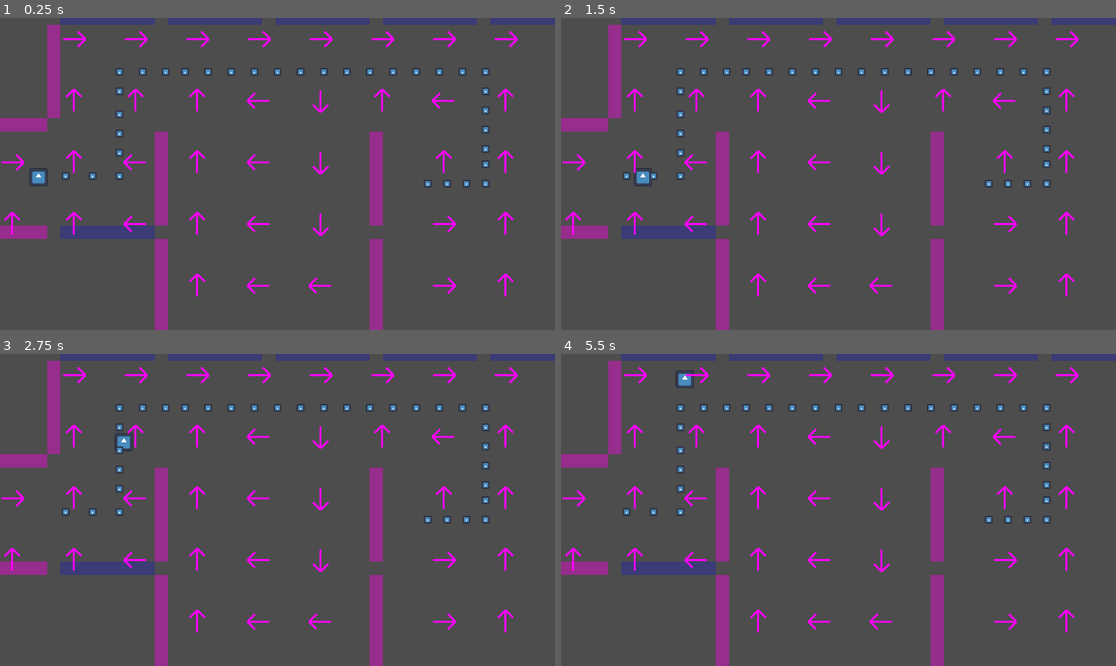
Above: before the commit, frames 1-4 (two rows, left to right).
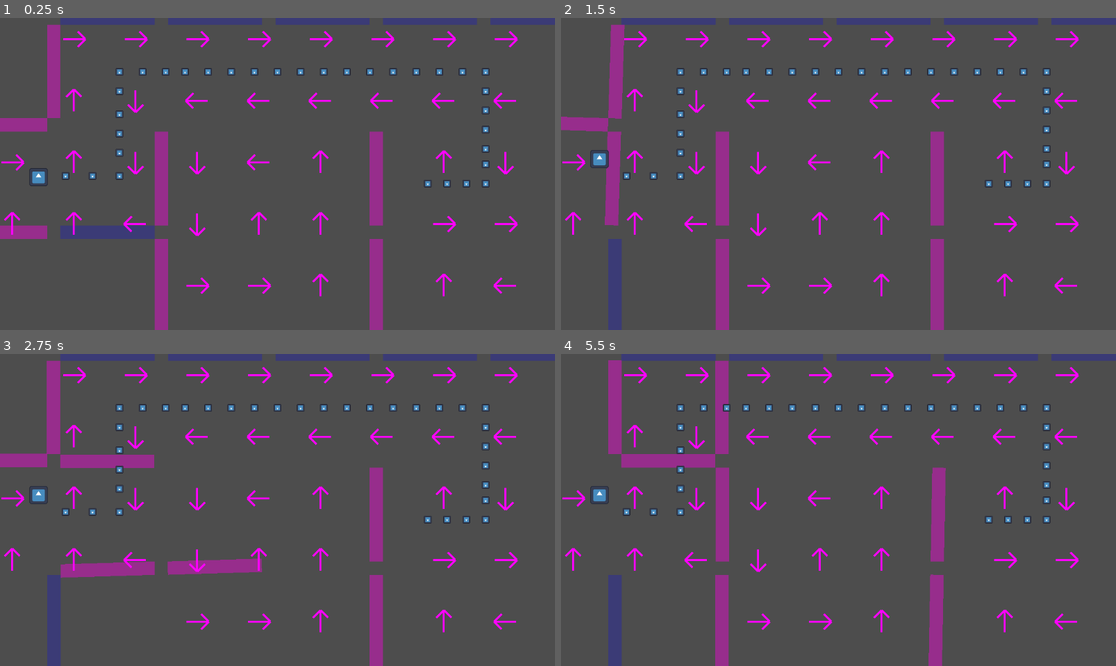
Above: after the commit, the same moments.

Repository: blueegreen/capman
Game: Godot game, scene res://test_level_1.tscn
Same seed, same stepped clock (60 frames per second), same inputs: the game is played once before the commit and once after it. The engine's default icon, where the game draws it, is replaced by a stand-in: a white triangle on a blue panel in a dark square.
Inputs (mouse positions are in pixels of both pictures, inside the frame that each line leads up to):
- Up to frame 1 (0.25 s): no input
- Up to frame 2 (1.5 s): tap Enter at 0.5 s; move the mouse to (616, 233) at 0.52 s; click (616, 233) at 0.6 s; move the mouse to (616, 124) at 1.27 s; click (616, 124) at 1.35 s
- Up to frame 3 (2.75 s): move the mouse to (160, 569) at 2.02 s; click (160, 569) at 2.1 s
- Up to frame 4 (5.5 s): move the mouse to (721, 460) at 2.77 s; click (721, 460) at 2.85 s; move the mouse to (721, 569) at 3.52 s; click (721, 569) at 3.6 s; move the mouse to (616, 460) at 4.27 s; click (616, 460) at 4.35 s; tap Space at 5 s; move the mouse to (938, 569) at 5.02 s; click (938, 569) at 5.1 s

The runs differ from the first frame. In frame 1, 1.4% of the frame differs, in the area x 22-94%, y 22-90%; in frame 2, 4.3%; in frame 3, 6.3%, in the area x 0-94%, y 2-100%; in frame 4, 5.6%.
Error before the commit: Invalid call. Nonexistent function 'get_child_count' in base 'SceneTree'. (res://global/game_manager.gd:6)

Commit message:
pathfound

Diff:
--- a/UI/reset_button.tscn
+++ b/UI/reset_button.tscn
@@ -1,9 +1,15 @@
-[gd_scene load_steps=2 format=3 uid="uid://b6lc8o8lj6ux0"]
+[gd_scene load_steps=3 format=3 uid="uid://b6lc8o8lj6ux0"]
+
+[ext_resource type="Script" path="res://UI/reset_button.gd" id="1_4rexj"]
 
 [sub_resource type="CircleShape2D" id="CircleShape2D_bmy6k"]
 radius = 48.0
 
 [node name="reset_button" type="Area2D"]
+collision_mask = 0
+script = ExtResource("1_4rexj")
 
 [node name="CollisionShape2D" type="CollisionShape2D" parent="."]
 shape = SubResource("CircleShape2D_bmy6k")
+
+[connection signal="input_event" from="." to="." method="_on_input_event"]
--- /dev/null
+++ b/boundary_objects/test_level_1.tscn
@@ -0,0 +1,243 @@
+[gd_scene load_steps=7 format=3 uid="uid://duip4dvlr4wfp"]
+
+[ext_resource type="PackedScene" uid="uid://cnr625oysfmyj" path="res://boundary_objects/double_anchor_wall.tscn" id="1_5qomb"]
+[ext_resource type="Script" path="res://boundary_objects/test_level_1.gd" id="1_auqvo"]
+[ext_resource type="PackedScene" uid="uid://cbm00s6fateus" path="res://boundary_objects/single_anchor_wall.tscn" id="2_airv1"]
+[ext_resource type="PackedScene" uid="uid://ck5d81ekfneit" path="res://enemies/pathfinder.tscn" id="3_2xjhj"]
+[ext_resource type="PackedScene" uid="uid://lyj2ofbuus5i" path="res://enemies/enemy_basic.tscn" id="4_a8scm"]
+[ext_resource type="PackedScene" uid="uid://dt00c18n44v1r" path="res://boundary_objects/fixed_wall.tscn" id="6_22wef"]
+
+[node name="test_level_1" type="Node2D"]
+script = ExtResource("1_auqvo")
+
+[node name="wall_segment" parent="." instance=ExtResource("1_5qomb")]
+position = Vector2(0, 256)
+
+[node name="wall_segment13" parent="." instance=ExtResource("1_5qomb")]
+position = Vector2(640, 384)
+
+[node name="wall_segment14" parent="." instance=ExtResource("1_5qomb")]
+position = Vector2(896, 256)
+
+[node name="wall_segment16" parent="." instance=ExtResource("1_5qomb")]
+position = Vector2(512, 256)
+
+[node name="wall_segment4" parent="." instance=ExtResource("1_5qomb")]
+position = Vector2(0, 128)
+
+[node name="wall_segment2" parent="." instance=ExtResource("1_5qomb")]
+position = Vector2(192, 192)
+rotation = 1.5708
+
+[node name="wall_segment7" parent="." instance=ExtResource("1_5qomb")]
+position = Vector2(192, 320)
+rotation = 1.5708
+
+[node name="wall_segment6" parent="." instance=ExtResource("1_5qomb")]
+position = Vector2(320, 192)
+rotation = 1.5708
+
+[node name="wall_segment5" parent="." instance=ExtResource("1_5qomb")]
+position = Vector2(64, 64)
+rotation = 1.5708
+
+[node name="wall_segment8" parent="." instance=ExtResource("1_5qomb")]
+position = Vector2(960, 192)
+rotation = 1.5708
+
+[node name="wall_segment17" parent="." instance=ExtResource("1_5qomb")]
+position = Vector2(832, 320)
+rotation = 1.5708
+
+[node name="wall_segment15" parent="." instance=ExtResource("1_5qomb")]
+position = Vector2(448, 192)
+rotation = 1.5708
+
+[node name="wall_segment9" parent="." instance=ExtResource("1_5qomb")]
+position = Vector2(960, 64)
+rotation = 1.5708
+
+[node name="wall_segment10" parent="." instance=ExtResource("1_5qomb")]
+position = Vector2(448, 320)
+rotation = 1.5708
+
+[node name="wall_segment11" parent="." instance=ExtResource("1_5qomb")]
+position = Vector2(1088, 192)
+rotation = 1.5708
+
+[node name="wall_segment12" parent="." instance=ExtResource("1_5qomb")]
+position = Vector2(1088, 320)
+rotation = 1.5708
+
+[node name="wall_segment3" parent="." instance=ExtResource("1_5qomb")]
+position = Vector2(-64, 192)
+rotation = 1.5708
+
+[node name="single_anchor_wall" parent="." instance=ExtResource("2_airv1")]
+position = Vector2(128, 256)
+
+[node name="single_anchor_wall2" parent="." instance=ExtResource("2_airv1")]
+position = Vector2(128, 0)
+
+[node name="single_anchor_wall3" parent="." instance=ExtResource("2_airv1")]
+position = Vector2(256, 0)
+
+[node name="single_anchor_wall4" parent="." instance=ExtResource("2_airv1")]
+position = Vector2(384, 0)
+
+[node name="single_anchor_wall7" parent="." instance=ExtResource("2_airv1")]
+position = Vector2(512, 0)
+
+[node name="single_anchor_wall9" parent="." instance=ExtResource("2_airv1")]
+position = Vector2(640, 0)
+
+[node name="single_anchor_wall10" parent="." instance=ExtResource("2_airv1")]
+position = Vector2(704, 64)
+rotation = -1.5708
+
+[node name="single_anchor_wall11" parent="." instance=ExtResource("2_airv1")]
+position = Vector2(768, 256)
+
+[node name="single_anchor_wall12" parent="." instance=ExtResource("2_airv1")]
+position = Vector2(768, 128)
+
+[node name="single_anchor_wall5" parent="." instance=ExtResource("2_airv1")]
+position = Vector2(256, 384)
+
+[node name="single_anchor_wall6" parent="." instance=ExtResource("2_airv1")]
+position = Vector2(384, 384)
+
+[node name="single_anchor_wall15" parent="." instance=ExtResource("2_airv1")]
+position = Vector2(896, 384)
+
+[node name="single_anchor_wall16" parent="." instance=ExtResource("2_airv1")]
+position = Vector2(1024, 384)
+
+[node name="single_anchor_wall17" parent="." instance=ExtResource("2_airv1")]
+position = Vector2(704, 192)
+rotation = 1.5708
+
+[node name="single_anchor_wall8" parent="." instance=ExtResource("2_airv1")]
+position = Vector2(512, 384)
+
+[node name="pathfinder" parent="." instance=ExtResource("3_2xjhj")]
+position = Vector2(896, 320)
+
+[node name="enemy_basic" parent="." instance=ExtResource("4_a8scm")]
+position = Vector2(0, 192)
+
+[node name="Camera2D" type="Camera2D" parent="."]
+position = Vector2(472, 216)
+zoom = Vector2(0.7, 0.7)
+
+[node name="boundary" type="Node2D" parent="."]
+
+[node name="fixed_wall" parent="boundary" instance=ExtResource("6_22wef")]
+position = Vector2(128, -128)
+
+[node name="fixed_wall2" parent="boundary" instance=ExtResource("6_22wef")]
+position = Vector2(256, -128)
+
+[node name="fixed_wall9" parent="boundary" instance=ExtResource("6_22wef")]
+position = Vector2(-128, -128)
+
+[node name="fixed_wall10" parent="boundary" instance=ExtResource("6_22wef")]
+position = Vector2(0, -128)
+
+[node name="fixed_wall11" parent="boundary" instance=ExtResource("6_22wef")]
+position = Vector2(-192, -64)
+rotation = 1.5708
+
+[node name="fixed_wall12" parent="boundary" instance=ExtResource("6_22wef")]
+position = Vector2(-192, 64)
+rotation = 1.5708
+
+[node name="fixed_wall13" parent="boundary" instance=ExtResource("6_22wef")]
+position = Vector2(-192, 192)
+rotation = 1.5708
+
+[node name="fixed_wall14" parent="boundary" instance=ExtResource("6_22wef")]
+position = Vector2(-192, 320)
+rotation = 1.5708
+
+[node name="fixed_wall15" parent="boundary" instance=ExtResource("6_22wef")]
+position = Vector2(-192, 448)
+rotation = 1.5708
+
+[node name="fixed_wall16" parent="boundary" instance=ExtResource("6_22wef")]
+position = Vector2(1216, -64)
+rotation = 1.5708
+
+[node name="fixed_wall17" parent="boundary" instance=ExtResource("6_22wef")]
+position = Vector2(1216, 64)
+rotation = 1.5708
+
+[node name="fixed_wall18" parent="boundary" instance=ExtResource("6_22wef")]
+position = Vector2(1216, 192)
+rotation = 1.5708
+
+[node name="fixed_wall19" parent="boundary" instance=ExtResource("6_22wef")]
+position = Vector2(1216, 320)
+rotation = 1.5708
+
+[node name="fixed_wall20" parent="boundary" instance=ExtResource("6_22wef")]
+position = Vector2(1216, 448)
+rotation = 1.5708
+
+[node name="fixed_wall3" parent="boundary" instance=ExtResource("6_22wef")]
+position = Vector2(384, -128)
+
+[node name="fixed_wall4" parent="boundary" instance=ExtResource("6_22wef")]
+position = Vector2(512, -128)
+
+[node name="fixed_wall5" parent="boundary" instance=ExtResource("6_22wef")]
+position = Vector2(640, -128)
+
+[node name="fixed_wall6" parent="boundary" instance=ExtResource("6_22wef")]
+position = Vector2(768, -128)
+
+[node name="fixed_wall7" parent="boundary" instance=ExtResource("6_22wef")]
+position = Vector2(896, -128)
+
+[node name="fixed_wall8" parent="boundary" instance=ExtResource("6_22wef")]
+position = Vector2(1024, -128)
+
+[node name="fixed_wall21" parent="boundary" instance=ExtResource("6_22wef")]
+position = Vector2(1152, -128)
+
+[node name="fixed_wall22" parent="boundary" instance=ExtResource("6_22wef")]
+position = Vector2(128, 512)
+
+[node name="fixed_wall23" parent="boundary" instance=ExtResource("6_22wef")]
+position = Vector2(256, 512)
+
+[node name="fixed_wall24" parent="boundary" instance=ExtResource("6_22wef")]
+position = Vector2(-128, 512)
+
+[node name="fixed_wall25" parent="boundary" instance=ExtResource("6_22wef")]
+position = Vector2(0, 512)
+
+[node name="fixed_wall26" parent="boundary" instance=ExtResource("6_22wef")]
+position = Vector2(384, 512)
+
+[node name="fixed_wall27" parent="boundary" instance=ExtResource("6_22wef")]
+position = Vector2(512, 512)
+
+[node name="fixed_wall28" parent="boundary" instance=ExtResource("6_22wef")]
+position = Vector2(640, 512)
+
+[node name="fixed_wall29" parent="boundary" instance=ExtResource("6_22wef")]
+position = Vector2(768, 512)
+
+[node name="fixed_wall30" parent="boundary" instance=ExtResource("6_22wef")]
+position = Vector2(896, 512)
+
+[node name="fixed_wall31" parent="boundary" instance=ExtResource("6_22wef")]
+position = Vector2(1024, 512)
+
+[node name="fixed_wall32" parent="boundary" instance=ExtResource("6_22wef")]
+position = Vector2(1152, 512)
+
+[node name="Timer" type="Timer" parent="."]
+
+[connection signal="timeout" from="Timer" to="." method="_on_timer_timeout"]
--- a/capman.tscn
+++ b/capman.tscn
@@ -1,6 +1,6 @@
 [gd_scene load_steps=6 format=3 uid="uid://jp7s75dvcs55"]
 
-[ext_resource type="Script" path="res://capman.gd" id="1_1xjef"]
+[ext_resource type="Script" path="res://player/capman.gd" id="1_1xjef"]
 [ext_resource type="Texture2D" uid="uid://dmkpq8lyvismj" path="res://icon.svg" id="2_3mjkv"]
 
 [sub_resource type="CircleShape2D" id="CircleShape2D_mg3lv"]
@@ -21,26 +21,32 @@
 }]
 
 [node name="player" type="Area2D"]
+collision_layer = 4
+collision_mask = 0
 script = ExtResource("1_1xjef")
 
 [node name="CollisionShape2D" type="CollisionShape2D" parent="."]
 shape = SubResource("CircleShape2D_mg3lv")
 
 [node name="down" type="RayCast2D" parent="."]
-target_position = Vector2(0, 22)
+target_position = Vector2(0, 24)
 collide_with_areas = true
+collide_with_bodies = false
 
 [node name="right" type="RayCast2D" parent="."]
-target_position = Vector2(26, 0)
+target_position = Vector2(24, 0)
 collide_with_areas = true
+collide_with_bodies = false
 
 [node name="left" type="RayCast2D" parent="."]
-target_position = Vector2(-22, 0)
+target_position = Vector2(-24, 0)
 collide_with_areas = true
+collide_with_bodies = false
 
 [node name="up" type="RayCast2D" parent="."]
-target_position = Vector2(0, -22)
+target_position = Vector2(0, -24)
 collide_with_areas = true
+collide_with_bodies = false
 
 [node name="AnimatedSprite2D" type="AnimatedSprite2D" parent="."]
 position = Vector2(-3.8147e-06, 1)
--- a/enemies/pathfinder.gd
+++ b/enemies/pathfinder.gd
@@ -13,5 +13,5 @@
 
 func reset():
 	for child in get_children():
-		child.queue_free()
+		child.free()
 	start()
--- a/enemies/pathfinder_tile.gd
+++ b/enemies/pathfinder_tile.gd
@@ -1,40 +1,28 @@
 extends Area2D
 
 @onready var forward_cast = $forward_cast
-@onready var left_cast = $left_cast
-@onready var right_cast = $right_cast
 @onready var back_cast = $back_cast
 
 signal done
+
+func _ready():
+	start()
 
 func start():
 	if get_parent().get_child_count() >= get_parent().max_tile_count:
 		queue_free()
 		return
-	forward_cast.force_raycast_update()
-	left_cast.force_raycast_update()
-	right_cast.force_raycast_update()
-	back_cast.force_raycast_update()
-	if not forward_cast.is_colliding():
-		create_tile(0)
-	if not left_cast.is_colliding():
-		create_tile(-PI/2)
-	if not right_cast.is_colliding():
-		create_tile(PI/2)
-	if not back_cast.is_colliding():
-		create_tile(PI)
-	done.emit()
+	move_in_all_dir()
 
-func create_tile(direction):
-	var new_tile = self.duplicate()
-	new_tile.global_position = global_position + Vector2(cos(rotation + direction), sin(rotation + direction)) * GlobalVariables.tile_size
-	new_tile.rotation = rotation + direction
-	new_tile.connect_to_prev(self)
-	add_sibling(new_tile)
-	await new_tile.done
-
-func _on_previous_tile_done():
-	start()
-
-func connect_to_prev(tile):
-	tile.done.connect(_on_previous_tile_done)
+func move_in_all_dir():
+	for i in range(4):
+		forward_cast.force_raycast_update()
+		position += Vector2(cos(rotation), sin(rotation)) * GlobalVariables.tile_size
+		back_cast.force_raycast_update()
+		if not back_cast.is_colliding() and not forward_cast.is_colliding():
+			var new_tile = self.duplicate()
+			new_tile.global_position = global_position
+			new_tile.rotation = rotation
+			add_sibling(new_tile)
+		position -= Vector2(cos(rotation), sin(rotation)) * GlobalVariables.tile_size
+		rotation += PI/2
--- a/enemies/pathfinder_tile.tscn
+++ b/enemies/pathfinder_tile.tscn
@@ -19,18 +19,6 @@
 
 [node name="forward_cast" type="RayCast2D" parent="."]
 target_position = Vector2(128, 0)
-collision_mask = 17
-collide_with_areas = true
-collide_with_bodies = false
-
-[node name="left_cast" type="RayCast2D" parent="."]
-target_position = Vector2(0, -128)
-collision_mask = 17
-collide_with_areas = true
-collide_with_bodies = false
-
-[node name="right_cast" type="RayCast2D" parent="."]
-target_position = Vector2(0, 128)
 collision_mask = 17
 collide_with_areas = true
 collide_with_bodies = false
--- a/game.tscn
+++ b/game.tscn
@@ -1,8 +1,8 @@
-[gd_scene load_steps=5 format=3 uid="uid://dhrfm4v3hkrhy"]
+[gd_scene load_steps=5 format=3 uid="uid://fbb8pprc10yd"]
 
 [ext_resource type="PackedScene" uid="uid://jp7s75dvcs55" path="res://capman.tscn" id="1_o6jc4"]
-[ext_resource type="PackedScene" uid="uid://crd8v332wvn3m" path="res://food.tscn" id="2_txs2e"]
-[ext_resource type="PackedScene" uid="uid://yumpfuotfh5h" path="res://test_level_1.tscn" id="3_5ngb2"]
+[ext_resource type="PackedScene" path="res://food.tscn" id="2_txs2e"]
+[ext_resource type="PackedScene" uid="uid://duip4dvlr4wfp" path="res://boundary_objects/test_level_1.tscn" id="3_5ngb2"]
 [ext_resource type="PackedScene" uid="uid://dwswa6qxuu3gf" path="res://player/food.tscn" id="4_318yr"]
 
 [node name="game" type="Node2D"]
--- a/global/game_manager.gd
+++ b/global/game_manager.gd
@@ -3,7 +3,6 @@
 var current_scene : Node2D
 
 func _ready():
-	current_scene = get_tree().get_child(get_tree().get_child_count() - 1)
 	GlobalTimer.wait_time = GlobalVariables.time_step
 	GlobalTimer.start()
 	GlobalTimer.timeout.emit()
--- a/player/capman.gd
+++ b/player/capman.gd
@@ -1,5 +1,4 @@
 extends Area2D
-
 
 @onready var right = $right
 @onready var down = $down
@@ -7,7 +6,6 @@
 @onready var left = $left
 
 const SPEED = 100.0
-
 
 var dir_h = 1
 var dir_v = -1
@@ -42,7 +40,7 @@
 			position.x += 1*velocity_x*delta
 		elif right.get_collider().is_in_group("walls"):
 			velocity_x = 0
-	if up.is_colliding() and down.is_colliding():
+	if not up.is_colliding() and not down.is_colliding():
 		position.y += velocity_y * delta
-	if right.is_colliding() and left.is_colliding():
+	if not right.is_colliding() and not left.is_colliding():
 		position.x += velocity_x*delta
Not shown: 1 places in test_level_1.tscn that only renumber resources
